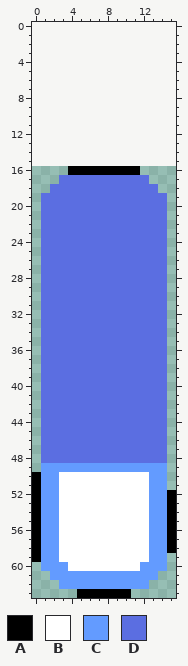
File history of a pixel-art file, raw/ui-ase/window.9.aseprite. The picture above was drawn from the file before the commit.
16x48 pixels, 1 frame. The old version is drawn lined up with the new one, on the new canvas.
Palette (. is transparent): A #000000  B #ffffff  C #639bff  D #5b6ee1
Pixels before, first column x 0:
16 ....AAAAAAAA....
17 ...DDDDDDDDDD...
18 ..DDDDDDDDDDDD..
19 .DDDDDDDDDDDDDD.
20 .DDDDDDDDDDDDDD.
21 .DDDDDDDDDDDDDD.
22 .DDDDDDDDDDDDDD.
23 .DDDDDDDDDDDDDD.
24 .DDDDDDDDDDDDDD.
25 .DDDDDDDDDDDDDD.
26 .DDDDDDDDDDDDDD.
27 .DDDDDDDDDDDDDD.
28 .DDDDDDDDDDDDDD.
29 .DDDDDDDDDDDDDD.
30 .DDDDDDDDDDDDDD.
31 .DDDDDDDDDDDDDD.
32 .DDDDDDDDDDDDDD.
33 .DDDDDDDDDDDDDD.
34 .DDDDDDDDDDDDDD.
35 .DDDDDDDDDDDDDD.
36 .DDDDDDDDDDDDDD.
37 .DDDDDDDDDDDDDD.
38 .DDDDDDDDDDDDDD.
39 .DDDDDDDDDDDDDD.
40 .DDDDDDDDDDDDDD.
41 .DDDDDDDDDDDDDD.
42 .DDDDDDDDDDDDDD.
43 .DDDDDDDDDDDDDD.
44 .DDDDDDDDDDDDDD.
45 .DDDDDDDDDDDDDD.
46 .DDDDDDDDDDDDDD.
47 .DDDDDDDDDDDDDD.
48 .DDDDDDDDDDDDDD.
49 .CCCCCCCCCCCCCC.
50 ACCBBBBBBBBBBCC.
51 ACCBBBBBBBBBBCC.
52 ACCBBBBBBBBBBCCA
53 ACCBBBBBBBBBBCCA
54 ACCBBBBBBBBBBCCA
55 ACCBBBBBBBBBBCCA
56 ACCBBBBBBBBBBCCA
57 ACCBBBBBBBBBBCCA
58 ACCBBBBBBBBBBCCA
59 ACCBBBBBBBBBBCC.
60 .CCCBBBBBBBBCCC.
61 ..CCCCCCCCCCCC..
62 ...CCCCCCCCCC...
63 .....AAAAAA.....
After the commit:
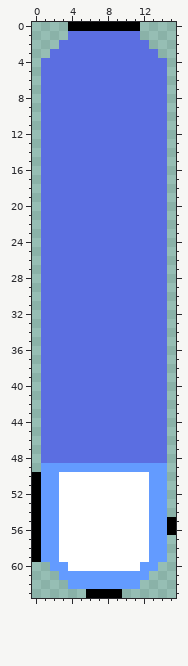
The edit:
canvas 16x48 -> 16x64, the old top-left corner now at 0,16
y 0: x 4..11 ........ -> AAAAAAAA
y 1: x 4..11 ........ -> DDDDDDDD
y 2: x 3..12 .......... -> DDDDDDDDDD
y 3: x 2..13 ............ -> DDDDDDDDDDDD
y 4..15: x 1..14 .............. -> DDDDDDDDDDDDDD
y 16: x 1..14 ...AAAAAAAA... -> DDDDDDDDDDDDDD
y 17: x 1..2 .. -> DD; x 13..14 .. -> DD
y 18: x 1 . -> D; x 14 . -> D
y 52..54: x 15 A -> .
y 57..58: x 15 A -> .
y 60: x 1 C -> .; x 14 C -> .
y 61: x 2 C -> .; x 13 C -> .
y 62: x 3 C -> .; x 12 C -> .
y 63: x 5 A -> .; x 10 A -> .
Boxes around the changes in both pictures, in picture pixels (x1, y1, x2, y2):
changed: (41, 22, 167, 193)
erased: (122, 490, 176, 598)
erased: (41, 562, 86, 598)
